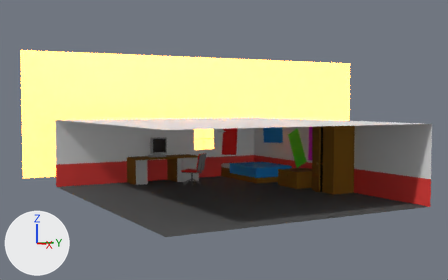
One commit to the Blender file Blender/QuickWorksWhereIDeleteShitWhenIDontNeedItMoreThanOnce.blend: the scene before it, then after it.
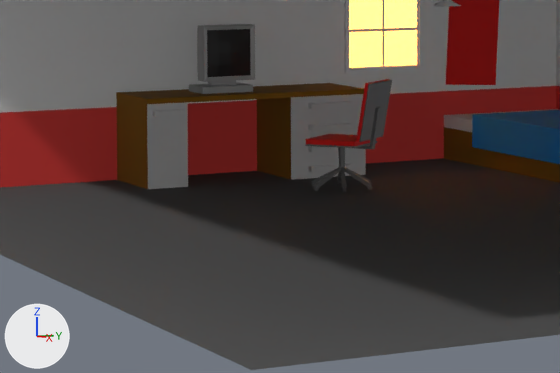
Old and new are each drawn whole from a camera (50 mm lens) standing at (15.25, -8.59, 2.62) and looking at (-2.4, 1.33, 1.42) and again close up on the part from 21% to 57% of the width and 47% to 85% of the height. Lighting does not change. The marker at lower left points along +X, +Y and +Z.

Objects in the first close-up: 'Bed', 'Chair', 'Computer', 'Cube', 'Desk', 'Plane', 'Poster'.
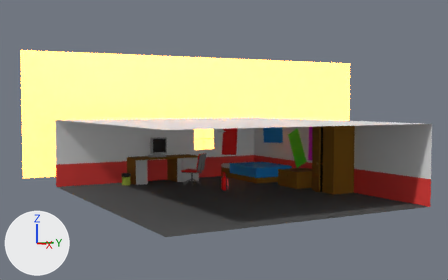
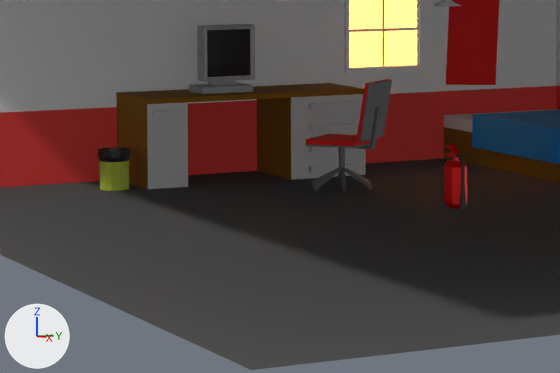
Boxes [x1, y1, x2, y2] around the edits, measured in the close-ups (560 x 373 px):
'Trashbin', added
    after: [98, 147, 131, 191]
    faces in mat_yellow (yellow #b2c244): [99, 161, 129, 191]
    faces in mat_trash (black #1c1c1c): [98, 147, 131, 162]
'Extuingisher', added (red)
    after: [444, 145, 467, 209]
    faces in mat_redmetal (red #e70001): [444, 145, 467, 209]
    faces in mat_black (black #353535): [456, 154, 466, 209]

The change in detail:
Material 'RedMetal' (mat_redmetal) is new.
Its base color is (0.8, 0.0, 0.000309) (red #e70001).
Its metallic is 0.5.
Its roughness is 0.3.
Material 'Black' (mat_black) is new.
Its base color is (0.035, 0.035, 0.035) (black #353535).
Its roughness is 0.61.
Material 'Trash' (mat_trash) is new.
Its base color is (0.0114, 0.0114, 0.0114) (black #1c1c1c).
Its metallic is 0.229.
Its roughness is 0.383.
Material 'Yellow' (mat_yellow) is new.
Its base color is (0.444, 0.542, 0.0578) (yellow #b2c244).
Its roughness is 1.0.
Mesh me_circle_002 is new.
It has 132 vertices, 129 faces and spans x -0.267..0.307, y -0.2..0.2, z -0.082..0.948.
Faces by material slot: [72, 57].
It uses material mat_redmetal (red #e70001).
It uses material mat_black (black #353535).
Mesh me_circle_001 is new.
It has 97 vertices, 85 faces and spans x -0.344..0.344, y -0.344..0.344, z 0.0..0.83.
Faces by material slot: [13, 72].
It uses material mat_yellow (yellow #b2c244).
It uses material mat_trash (black #1c1c1c).
Object 'Extuingisher' (ob_extuingisher) is new; it shows me_circle_002.
Its location is (0.0, 0.0, 0.193).
Its scale is (0.5, 0.5, 0.5).
Object 'Trashbin' (ob_trashbin) is new; it shows me_circle_001.
Its location is (-3.587, -1.607, 0.0).
Its scale is (0.444, 0.444, 0.444).
